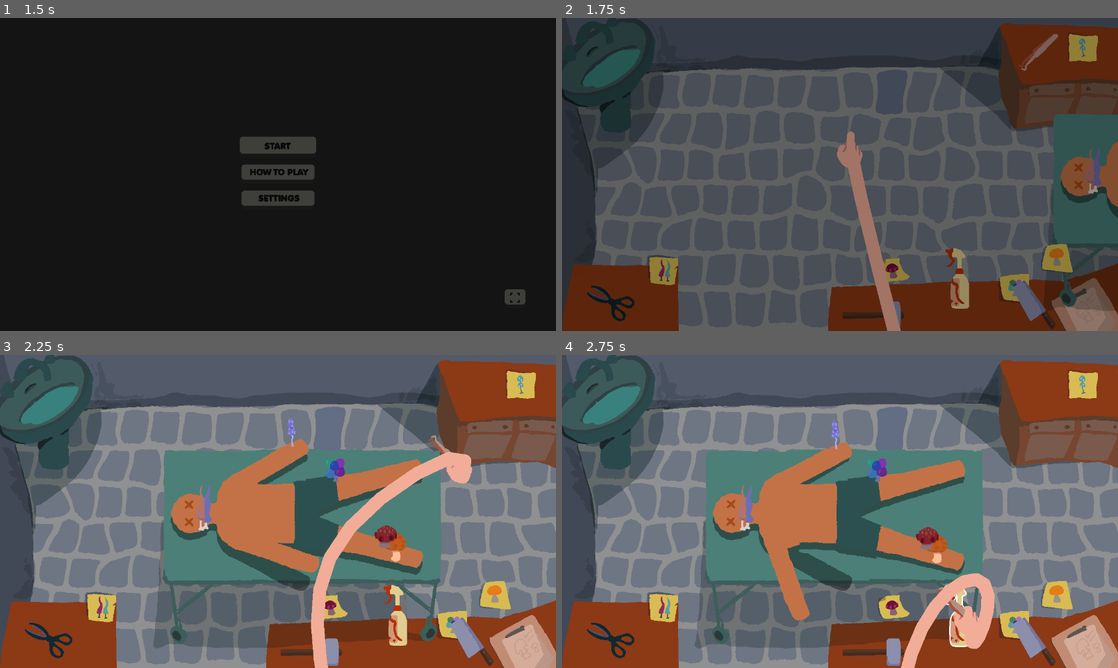
Above: before the commit, frames 1-4 (two rows, left to right).
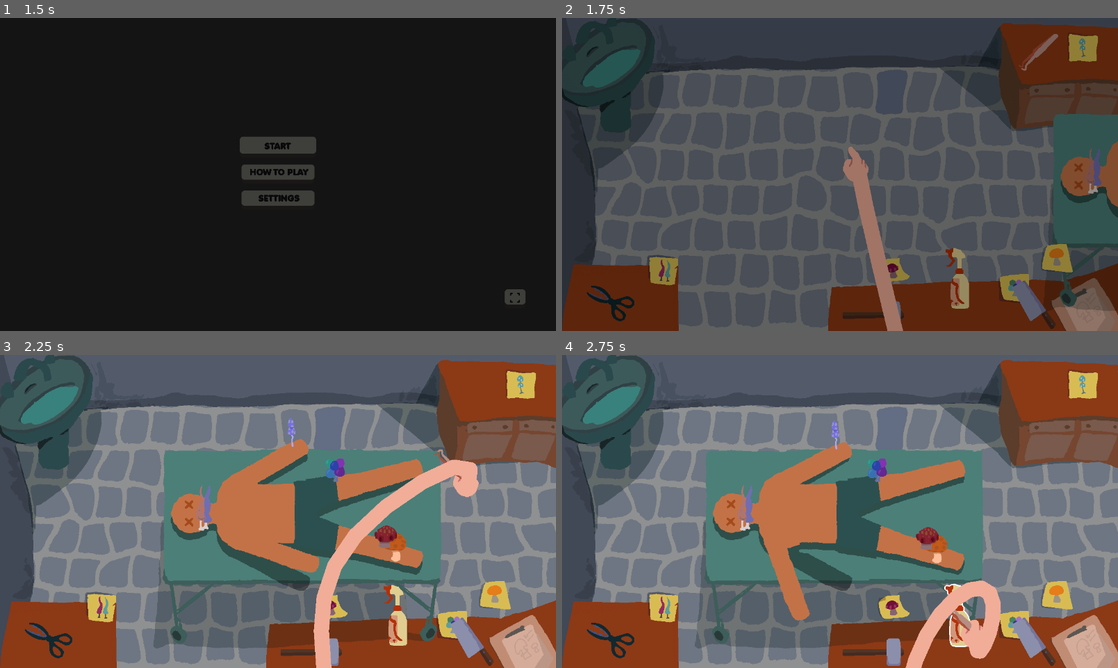
Above: after the commit, the same moments.

Repository: IsaacCerejo/wild-jam-87
Game: Godot game, scene res://scenes/splash_screen_manager/splash_screen_manager.tscn
The game is run twice, just before and just after one commit, with the same random seed, the same clock (stepped at 60 frames per second) and the same inputs. The engine's default icon, where the game draws it, is replaced by a stand-in: a white triangle on a blue panel in a dark square. Sound files missing from this copy of the repository are replaced by a short silence.
Inputs (mouse positions are in pixels of both pictures, inside the frame that each line leads up to):
- Up to frame 1 (1.5 s): tap Enter at 0.5 s; move the mouse to (400, 158) at 0.52 s; click (400, 158) at 0.67 s; click "START" at 1.25 s
- Up to frame 2 (1.75 s): no input
- Up to frame 3 (2.25 s): drag from (478, 389) to (394, 614) at 2.02 s
- Up to frame 4 (2.75 s): no input

Frame 1 is identical in both runs. In frame 2, 0.7% of the frame differs, in the area x 49-62%, y 36-100%; in frame 3, 2.8%, in the area x 55-87%, y 25-100%; in frame 4, 1.9%.

Commit message:
asset: empty hand

Diff:
--- a/scenes/main_game/main_game.tscn
+++ b/scenes/main_game/main_game.tscn
@@ -211,10 +211,11 @@
 sprite_frames = SubResource("SpriteFrames_n1acc")
 animation = &"tesoura"
 autoplay = "empty"
+offset = Vector2(14.47, 32.22)
 
 [node name="arm" type="Line2D" parent="Player"]
 position = Vector2(31, 26)
-width = 30.0
+width = 35.0
 default_color = Color(0.9490196, 0.68235296, 0.6, 1)
 joint_mode = 2
 begin_cap_mode = 2
--- a/scripts/main_game/arm.gd
+++ b/scripts/main_game/arm.gd
@@ -14,7 +14,7 @@
 
 func _process(delta: float):
 	# The tip of the arm follows the mouse
-	_points_array[0] = get_global_mouse_position()
+	_points_array[0] = get_global_mouse_position() + Vector2(12,20)
 
 	# Each point smoothly follows the previous one
 	for i in range(1, MAX_POINTS):
Binary file changed: assets/hand/hand_empty.png
Not shown: 1 places in scenes/main_game/main_game.tscn that only renumber resources
